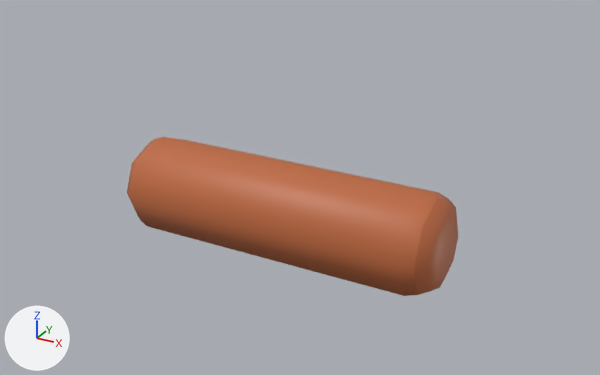
The FBX model Assets/Users/Mirthe/New/Bullet.fbx, before and after one commit.
Camera for both pictures: a 50 mm lens placed at (0.237, -0.404, 0.252), pointed at (-0.004, 0.034, 0.033). Lighting does not change. The marker at lower left points along +X, +Y and +Z.

In view in the first picture: 'Bullet'.
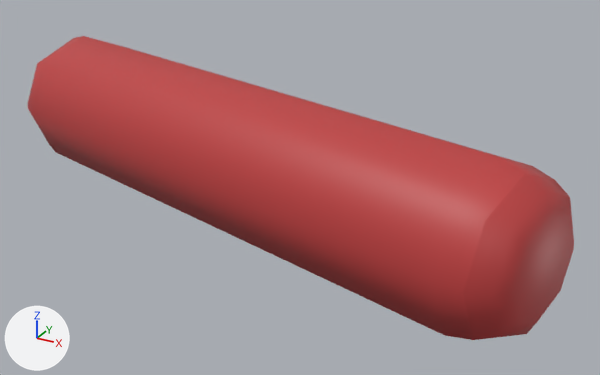
What differs and where, as boxes [x1, y1, x2, y2] in the pictures (600 x 375 px):
'Bullet', recoloured, moved, turned, rescaled (orange to red)
    before: [127, 137, 458, 296]
    after: [28, 36, 574, 340]

What changed in the scene script:
```text
Change mat_darker_orange:
    mat_darker_orange.base_color: (0.522, 0.144, 0.0508) -> (0.522, 0.0508, 0.0508)  # orange #bf6a40 -> red #bf4040
Change ob_bullet:
    ob_bullet.location: (0.0, 0.0, 0.0) -> (-0.046, 0.0271, 0.0)
    ob_bullet.rotation_euler: (1.571, 0.0, 0.0) -> (1.571, 0.0, -0.262)  # degrees (90, 0, 0) -> degrees (90, 0, -15)
    ob_bullet.scale: (0.01, 0.01, 0.01) -> (0.0203, 0.0156, 0.0156)
```
